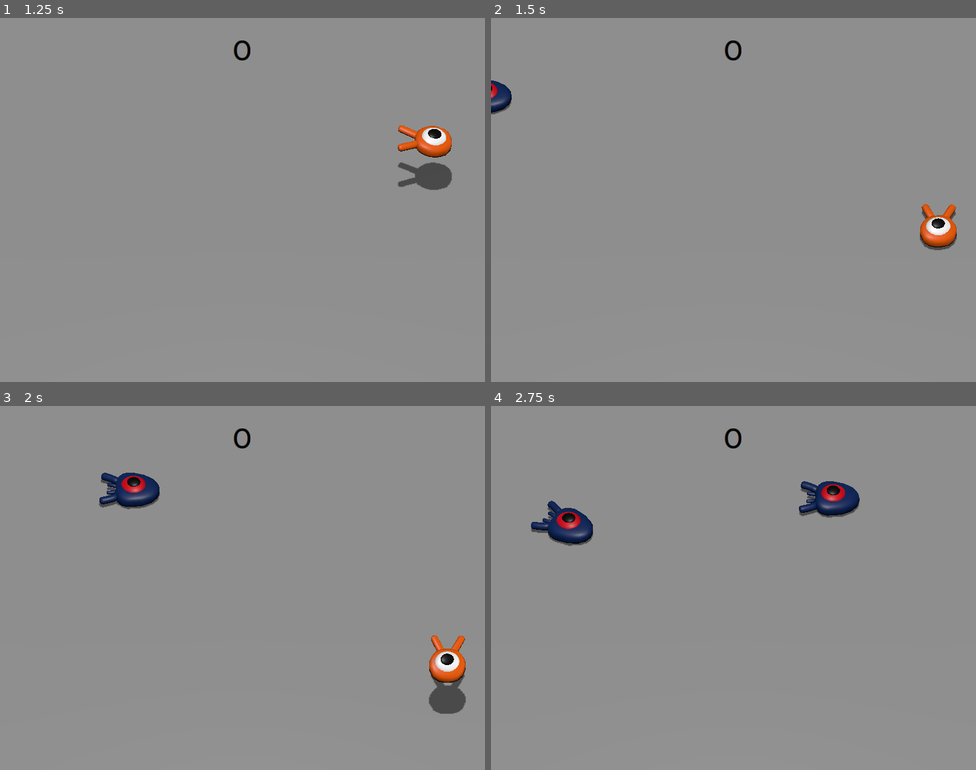
Above: before the commit, frames 1-4 (two rows, left to right).
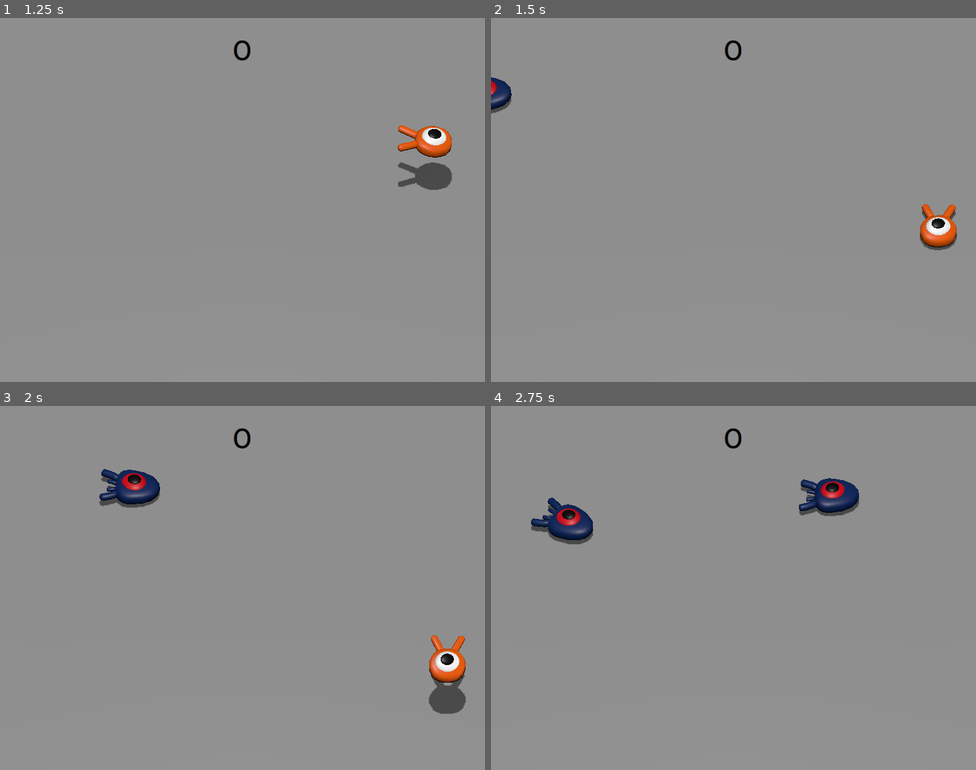
Above: after the commit, the same moments.

Repository: ParadoxV5/godot-first3D
Game: Godot game, scene res://main/main.tscn
The game is run twice, just before and just after one commit, with the same random seed, the same clock (stepped at 60 frames per second) and the same inputs.
Inputs:
- Up to frame 1 (1.25 s): tap Enter (retry) at 0.5 s; hold Right (move_right) from 0.53 s (still down); tap Space (jump) at 0.77 s
- Up to frame 2 (1.5 s): release Right (move_right) at 1.28 s; hold Down (move_back) from 1.28 s (still down)
- Up to frame 3 (2 s): keep holding Down (move_back); tap Space (jump) at 1.52 s
- Up to frame 4 (2.75 s): release Down (move_back) at 2.03 s; hold Right (move_right) from 2.03 s (still down)

Frame 1 is identical in both runs. In frame 2, 0.2% of the frame differs, in the area x 0-5%, y 16-27%; in frame 3, 0.6%; in frame 4, 1.2%, in the area x 8-76%, y 19-39%.

Commit message:
copy Player animation to Mob

Diff:
--- a/mob/mob.tscn
+++ b/mob/mob.tscn
@@ -6,6 +6,68 @@
 [sub_resource type="CylinderShape3D" id="CylinderShape3D_3bdnp"]
 height = 1.0
 radius = 1.0
+
+[sub_resource type="Animation" id="Animation_x5j7q"]
+resource_name = "float"
+length = 1.2
+loop_mode = 1
+tracks/0/type = "value"
+tracks/0/imported = false
+tracks/0/enabled = true
+tracks/0/path = NodePath("Character:position")
+tracks/0/interp = 1
+tracks/0/loop_wrap = true
+tracks/0/keys = {
+"times": PackedFloat32Array(0.2, 0.7, 1.2),
+"transitions": PackedFloat32Array(0.5, 2, 1),
+"update": 0,
+"values": [Vector3(0, 0, 0), Vector3(0, 0.25, 0), Vector3(0, 0.1, 0)]
+}
+tracks/1/type = "value"
+tracks/1/imported = false
+tracks/1/enabled = true
+tracks/1/path = NodePath("Character:rotation")
+tracks/1/interp = 1
+tracks/1/loop_wrap = true
+tracks/1/keys = {
+"times": PackedFloat32Array(0.1, 0.5, 1.2),
+"transitions": PackedFloat32Array(0.5, 0.5, 1),
+"update": 0,
+"values": [Vector3(0, 0, 0), Vector3(0.0698132, 0, 0), Vector3(-0.0523599, 0, 0)]
+}
+
+[sub_resource type="Animation" id="Animation_lxhuj"]
+length = 0.001
+tracks/0/type = "value"
+tracks/0/imported = false
+tracks/0/enabled = true
+tracks/0/path = NodePath("Character:position")
+tracks/0/interp = 1
+tracks/0/loop_wrap = true
+tracks/0/keys = {
+"times": PackedFloat32Array(0),
+"transitions": PackedFloat32Array(1),
+"update": 0,
+"values": [Vector3(0, 0, 0)]
+}
+tracks/1/type = "value"
+tracks/1/imported = false
+tracks/1/enabled = true
+tracks/1/path = NodePath("Character:rotation")
+tracks/1/interp = 1
+tracks/1/loop_wrap = true
+tracks/1/keys = {
+"times": PackedFloat32Array(0),
+"transitions": PackedFloat32Array(1),
+"update": 0,
+"values": [Vector3(0, 0, 0)]
+}
+
+[sub_resource type="AnimationLibrary" id="AnimationLibrary_a6w56"]
+_data = {
+"RESET": SubResource("Animation_lxhuj"),
+"float": SubResource("Animation_x5j7q")
+}
 
 [node name="Mob" type="CharacterBody3D" groups=["mob"]]
 transform = Transform3D(1, 0, 0, 0, 1, 0, 0, 0, 1, 0, 0.25, 0)
@@ -27,4 +89,10 @@
 [node name="VisibleNotifier" type="VisibleOnScreenNotifier3D" parent="."]
 aabb = AABB(-1.25, -0.375, -1.5, 2.5, 1.5, 3.5)
 
+[node name="AnimationPlayer" type="AnimationPlayer" parent="."]
+autoplay = "float"
+libraries = {
+"": SubResource("AnimationLibrary_a6w56")
+}
+
 [connection signal="screen_exited" from="VisibleNotifier" to="." method="_on_visible_notifier_screen_exited"]
Not shown: 1 places in mob/mob.tscn that only renumber resources
